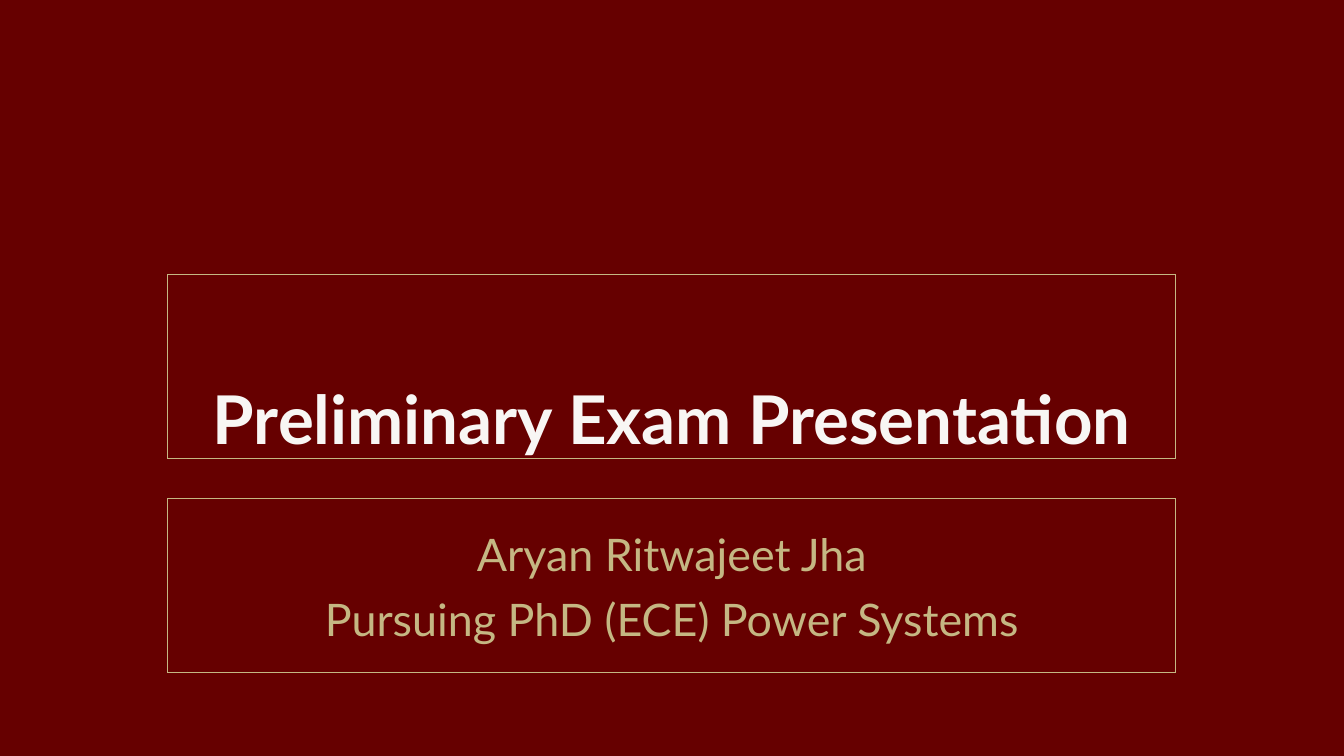
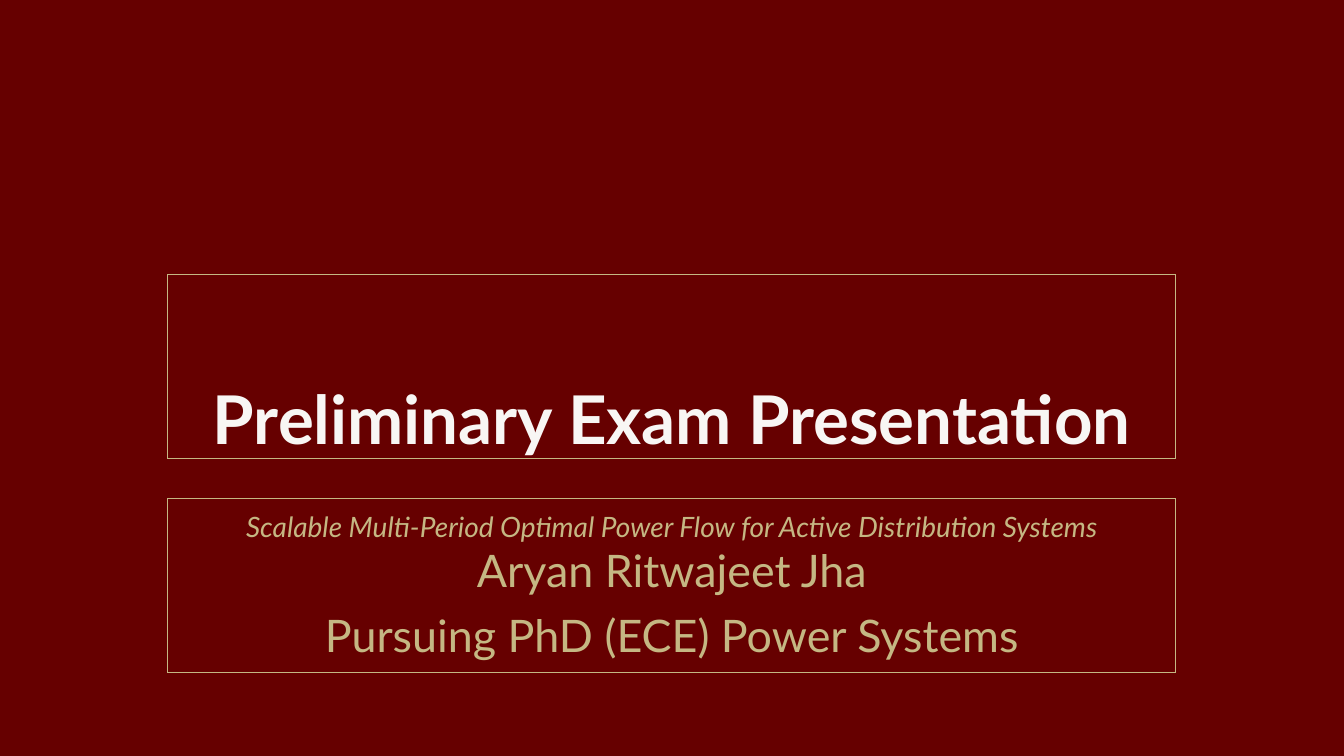
Before and after one commit to Realife-Brahmin/OriginalDocsHub-WSU-OneDrive, a slide deck: slide 1 of prelims-presentation_Jha_Aryan.pptx. Drawn at 1344x756 pixels with LibreOffice and Linux fonts; fonts in the diff are those of the drawing; background and template pictures are left out. Boxes give left, top, right and bottom in pixels: in the first picture for what was removed or moved away, otherwise in the second. Text is boxed around its words. In the diff, an @@ line names an element or a change of style, - is before the commit and + after.

```diff
--- a/prelims-presentation_Jha_Aryan.pptx
+++ b/prelims-presentation_Jha_Aryan.pptx
@@ subtitle at bbox=[246, 516, 1097, 542]: paragraph added @@
+Scalable Multi-Period Optimal Power Flow for Active Distribution Systems
```
Also in this commit, not shown: 3 other slides changed, 17 slides added.
